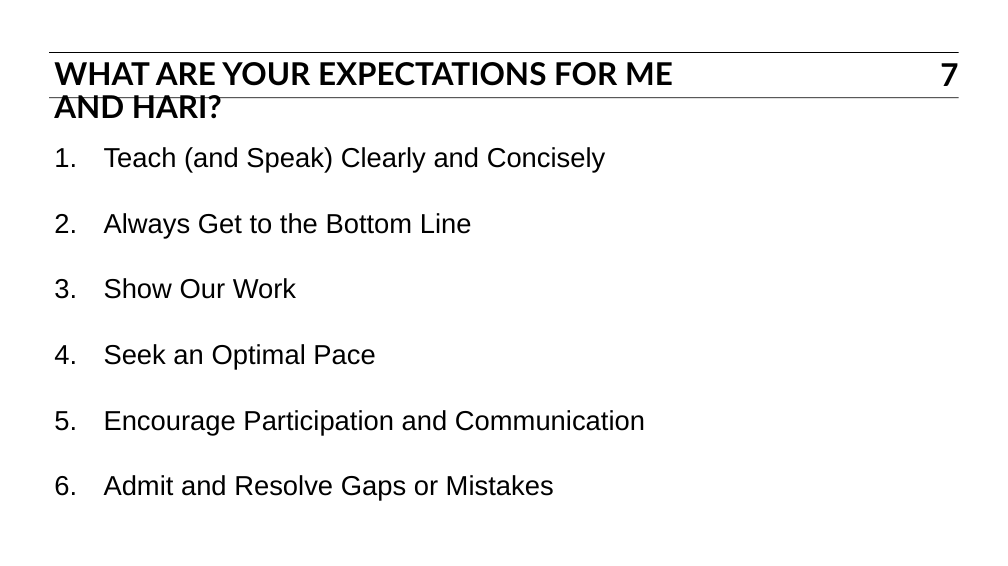
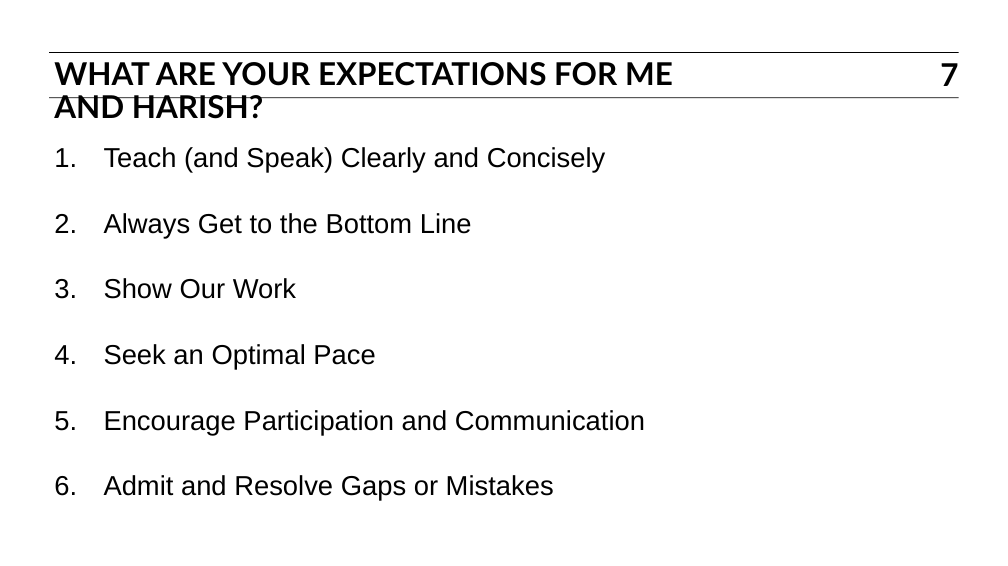
Before and after one commit to bbalin12/DAT5_BOS, a slide deck: slide 7 of slides/01_course_overview.pptx. Drawn at 1008x566 pixels with LibreOffice and Linux fonts; fonts in the diff are those of the drawing. Boxes give left, top, right and bottom in pixels: in the first picture for what was removed or moved away, otherwise in the second. Text is boxed around its words. In the diff, an @@ line names an element or a change of style, - is before the commit and + after.

```diff
--- a/slides/01_course_overview.pptx
+++ b/slides/01_course_overview.pptx
@@ text at (54,62,673,119): text changed @@
-WHAT ARE YOUR EXPECTATIONS FOR ME AND HARI?
+WHAT ARE YOUR EXPECTATIONS FOR ME AND HARISH?
```
Also in this commit, not shown: 1 other file.
